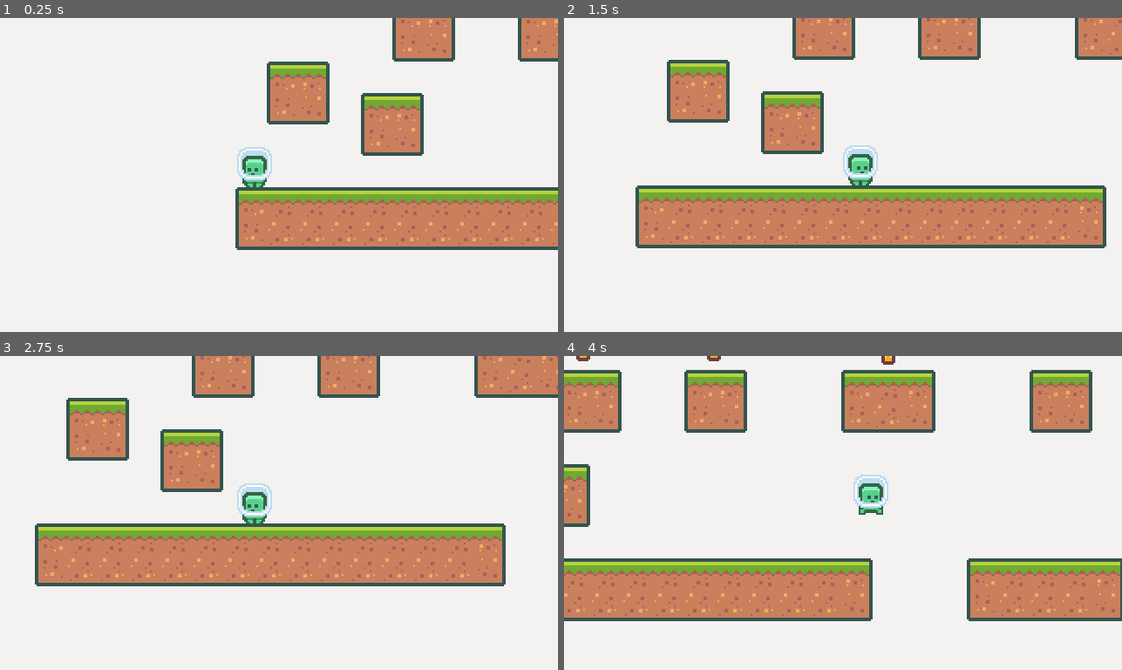
Above: before the commit, frames 1-4 (two rows, left to right).
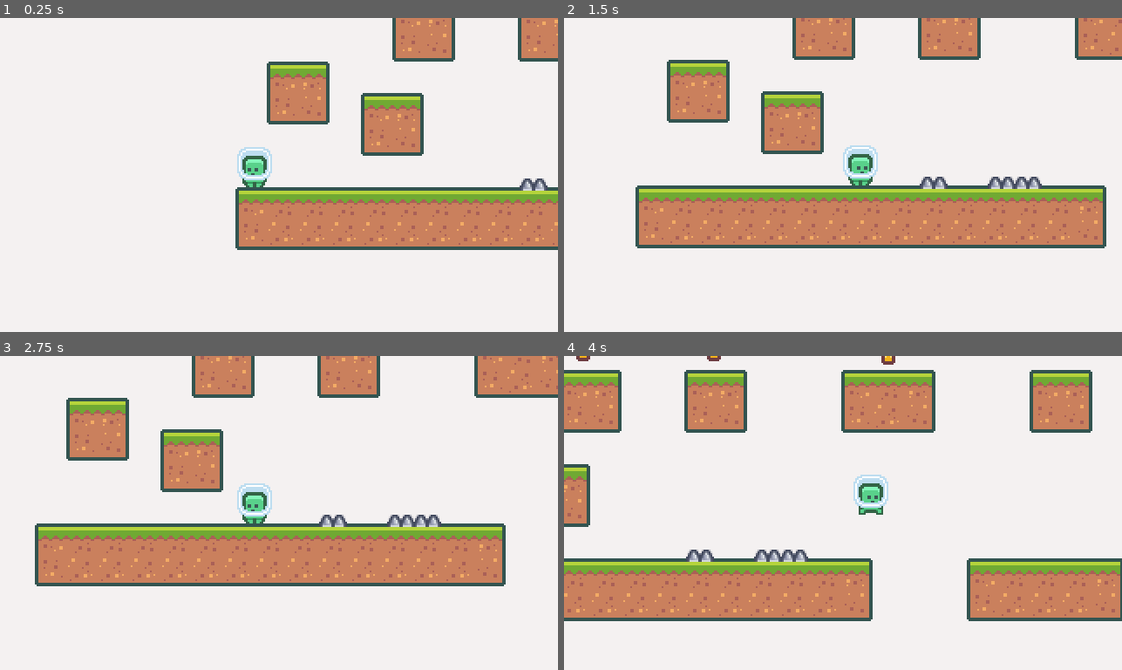
Above: after the commit, the same moments.

Repository: edivancamargo/2DPlatformerUdemy
Game: Godot game, scene res://scenes/Main.tscn
Two runs of this game, one before a commit and one after it. Both use one fixed random seed, a clock stepped at 60 frames per second and the inputs below.
Inputs:
- Up to frame 1 (0.25 s): no input
- Up to frame 2 (1.5 s): hold Right (move_right) from 0.53 s (still down); tap Space (jump) at 0.77 s
- Up to frame 3 (2.75 s): tap Space (jump) at 1.52 s; release Right (move_right) at 2.03 s; hold Left (move_left) from 2.03 s (still down)
- Up to frame 4 (4 s): release Left (move_left) at 2.78 s; hold Right (move_right) from 2.78 s (still down); tap Space (jump) at 3.02, 3.77 s

The runs differ from the first frame. In frame 1, 0.2% of the frame differs, in the area x 93-99%, y 51-55%; in frame 2, 0.5%, in the area x 63-86%, y 50-55%; in frame 3, 0.5%; in frame 4, 0.5%.

Commit message:
Add some spikes to the main scene for test purposes.

Diff:
--- a/scenes/Main.tscn
+++ b/scenes/Main.tscn
@@ -1,9 +1,10 @@
-[gd_scene load_steps=5 format=2]
+[gd_scene load_steps=6 format=2]
 
 [ext_resource path="res://resources/tileset.tres" type="TileSet" id=1]
 [ext_resource path="res://scenes/Player/Player.tscn" type="PackedScene" id=2]
 [ext_resource path="res://scenes/GameCamera/GameCamera.tscn" type="PackedScene" id=3]
 [ext_resource path="res://scenes/Coin/Coin.tscn" type="PackedScene" id=4]
+[ext_resource path="res://scenes/Spikes/Spikes.tscn" type="PackedScene" id=5]
 
 [node name="Node" type="Node"]
 
@@ -32,3 +33,12 @@
 
 [node name="Coin5" parent="." instance=ExtResource( 4 )]
 position = Vector2( 117, -63 )
+
+[node name="Spikes" parent="." instance=ExtResource( 5 )]
+position = Vector2( 9, 56 )
+
+[node name="Spikes2" parent="." instance=ExtResource( 5 )]
+position = Vector2( 48, 56 )
+
+[node name="Spikes3" parent="." instance=ExtResource( 5 )]
+position = Vector2( 63, 56 )
